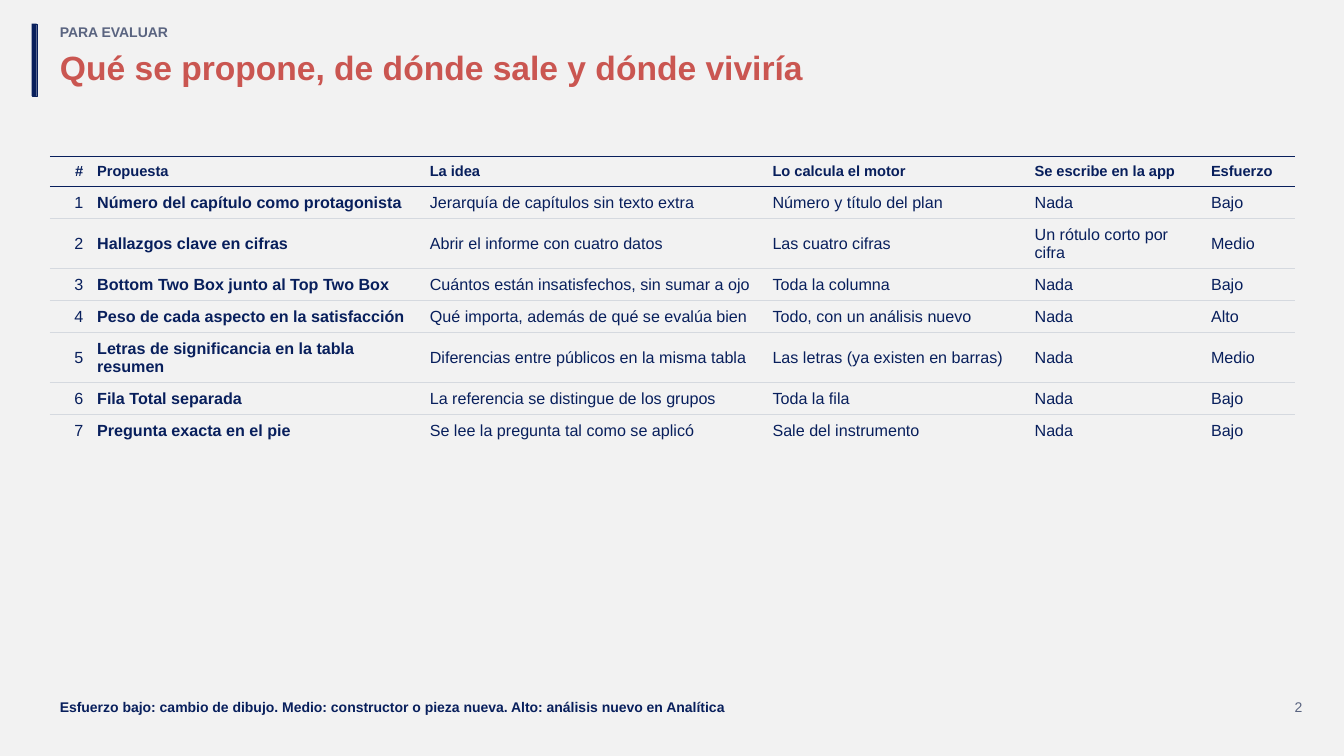
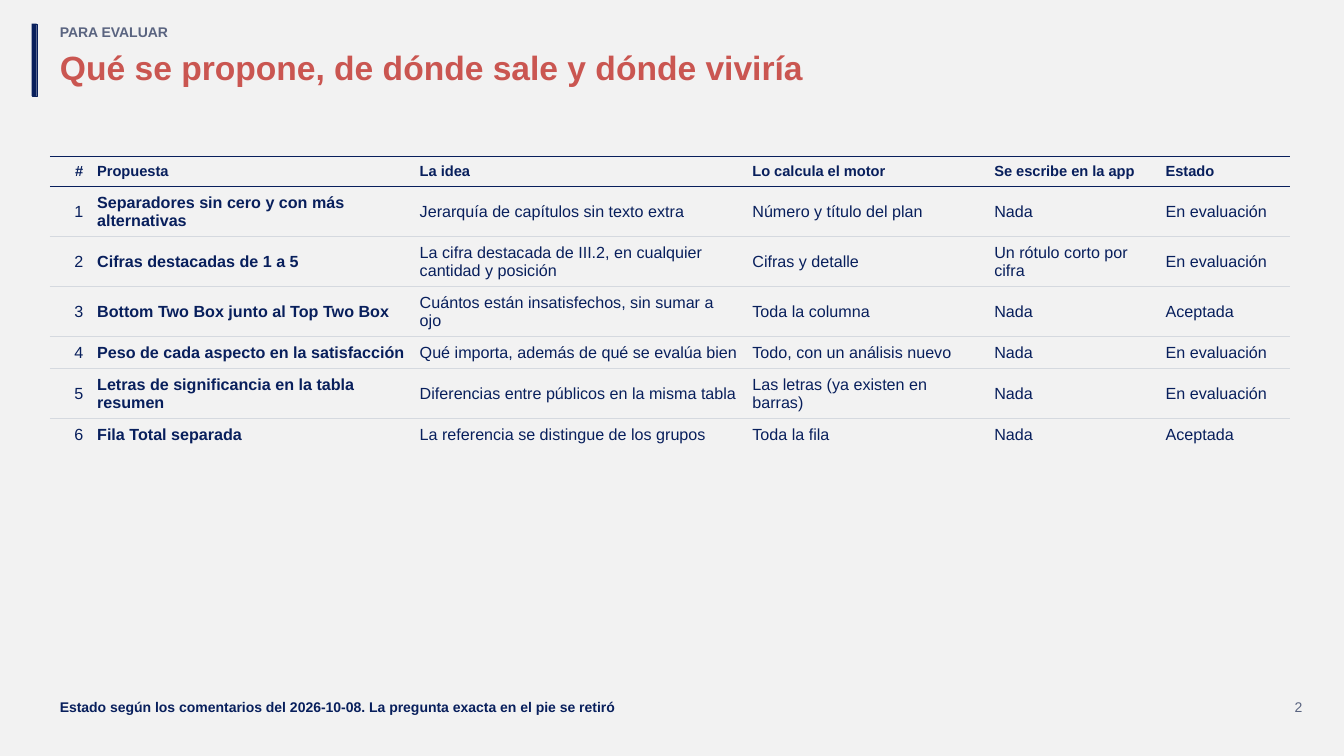
Before and after one commit to GonzaloAlmendariz/prosecnur-app, a slide deck: slide 2 of docs/qa/motor-ppt-2026-10-06/4-recetario/propuestas-rescatables.pptx. Drawn at 1344x756 pixels with LibreOffice and Linux fonts; fonts in the diff are those of the drawing; background and template pictures are left out. Boxes give left, top, right and bottom in pixels: in the first picture for what was removed or moved away, otherwise in the second. Text is boxed around its words. In the diff, an @@ line names an element or a change of style, - is before the commit and + after.

```diff
--- a/docs/qa/motor-ppt-2026-10-06/4-recetario/propuestas-rescatables.pptx
+++ b/docs/qa/motor-ppt-2026-10-06/4-recetario/propuestas-rescatables.pptx
@@ table at (x1=49, y1=156, x2=1290, y2=610) @@
-row 1: # | Propuesta | La idea | Lo calcula el motor | Se escribe en la app | Esfuerzo
-row 2: 1 | Número del capítulo como protagonista | Jerarquía de capítulos sin texto extra | Número y título del plan | Nada | Bajo
-row 3: 2 | Hallazgos clave en cifras | Abrir el informe con cuatro datos | Las cuatro cifras | Un rótulo corto por cifra | Medio
-row 4: 3 | Bottom Two Box junto al Top Two Box | Cuántos están insatisfechos, sin sumar a ojo | Toda la columna | Nada | Bajo
-row 5: 4 | Peso de cada aspecto en la satisfacción | Qué importa, además de qué se evalúa bien | Todo, con un análisis nuevo | Nada | Alto
-row 6: 5 | Letras de significancia en la tabla resumen | Diferencias entre públicos en la misma tabla | Las letras (ya existen en barras) | Nada | Medio
-row 7: 6 | Fila Total separada | La referencia se distingue de los grupos | Toda la fila | Nada | Bajo
-row 8: 7 | Pregunta exacta en el pie | Se lee la pregunta tal como se aplicó | Sale del instrumento | Nada | Bajo
+row 1: # | Propuesta | La idea | Lo calcula el motor | Se escribe en la app | Estado
+row 2: 1 | Separadores sin cero y con más alternativas | Jerarquía de capítulos sin texto extra | Número y título del plan | Nada | En evaluación
+row 3: 2 | Cifras destacadas de 1 a 5 | La cifra destacada de III.2, en cualquier cantidad y posición | Cifras y detalle | Un rótulo corto por cifra | En evaluación
+row 4: 3 | Bottom Two Box junto al Top Two Box | Cuántos están insatisfechos, sin sumar a ojo | Toda la columna | Nada | Aceptada
+row 5: 4 | Peso de cada aspecto en la satisfacción | Qué importa, además de qué se evalúa bien | Todo, con un análisis nuevo | Nada | En evaluación
+row 6: 5 | Letras de significancia en la tabla resumen | Diferencias entre públicos en la misma tabla | Las letras (ya existen en barras) | Nada | En evaluación
+row 7: 6 | Fila Total separada | La referencia se distingue de los grupos | Toda la fila | Nada | Aceptada
@@ table resized from (x1=49, y1=156, x2=1295, y2=610) to (x1=49, y1=156, x2=1290, y2=610) @@
@@ text at (x1=60, y1=701, x2=615, y2=715): text changed @@
-Esfuerzo bajo: cambio de dibujo. Medio: constructor o pieza nueva. Alto: análisis nuevo en Analítica
+Estado según los comentarios del 2026-10-08. La pregunta exacta en el pie se retiró
```
Also in this commit, not shown: 8 other slides changed, 5 slides added, 2 slides removed, 2 other files.
